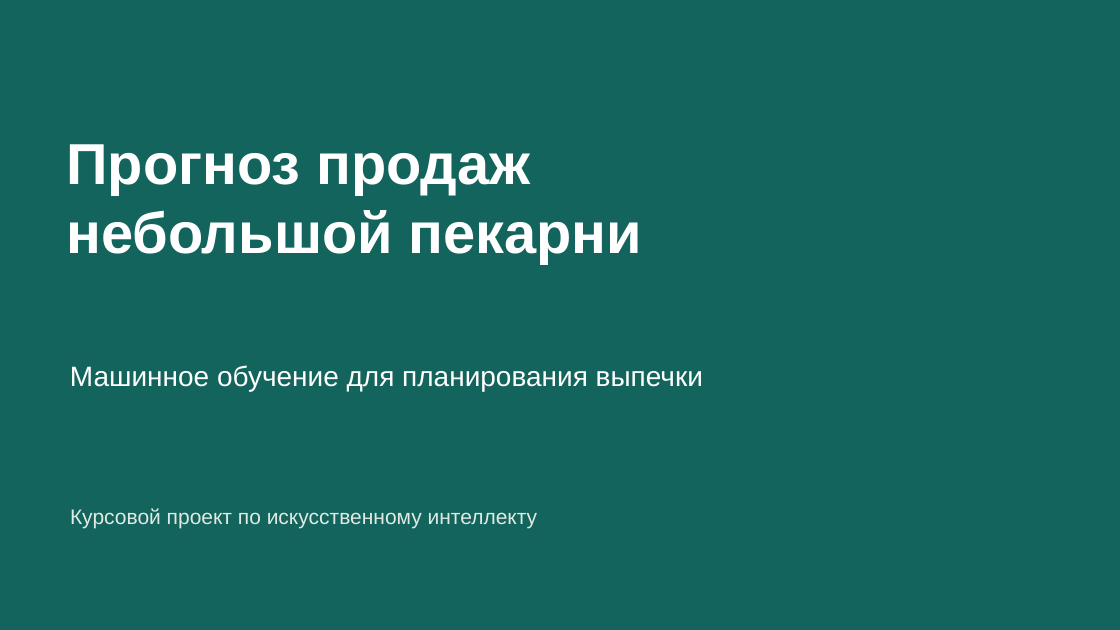
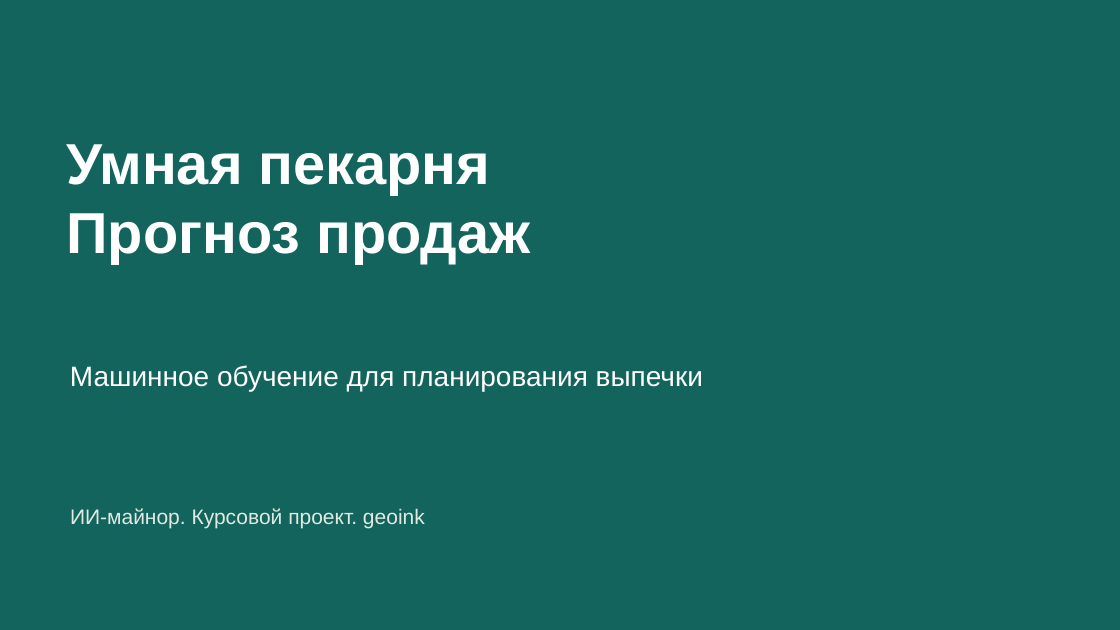
Before and after one commit to geoink/Ymnaia_Pekarna, a slide deck: slide 1 of docs/presentation.pptx. Drawn at 1120x630 pixels with LibreOffice and Linux fonts; fonts in the diff are those of the drawing. Boxes give left, top, right and bottom in pixels: in the first picture for what was removed or moved away, otherwise in the second. Text is boxed around its words. In the diff, an @@ line names an element or a change of style, - is before the commit and + after.

```diff
--- a/docs/presentation.pptx
+++ b/docs/presentation.pptx
@@ text at box(66, 144, 491, 194): paragraph added @@
+Умная пекарня
@@ text at box(66, 210, 642, 264): paragraph removed @@
-небольшой пекарни
@@ text at box(70, 508, 425, 528): text changed @@
-Курсовой проект по искусственному интеллекту
+ИИ-майнор. Курсовой проект. geoink
```
Also in this commit, not shown: 9 other slides changed, 9 slides added, 16 other files.
